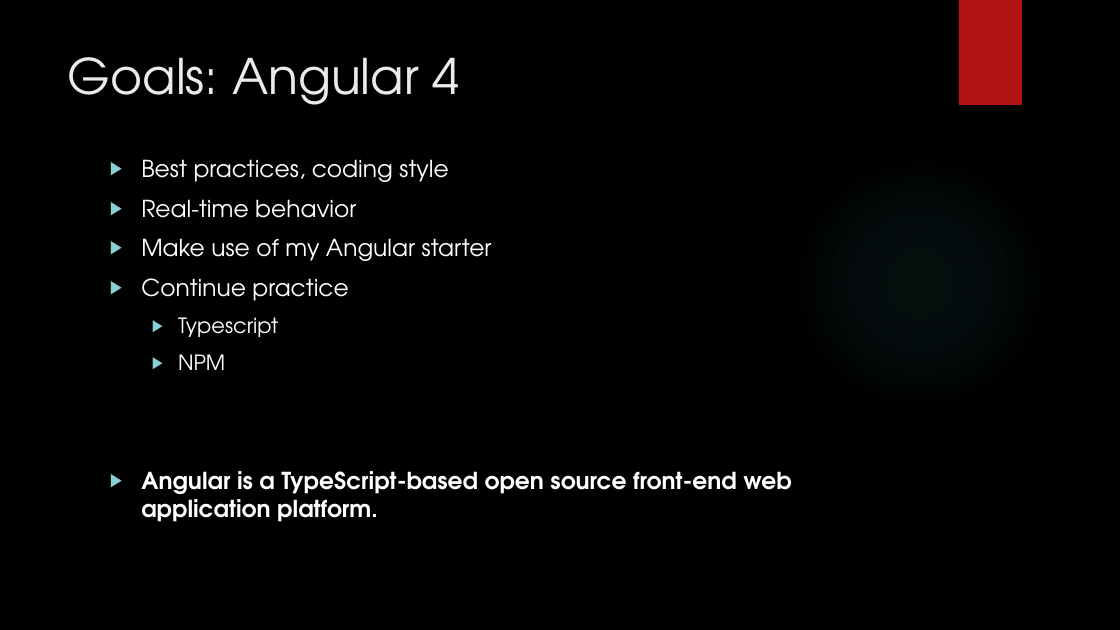
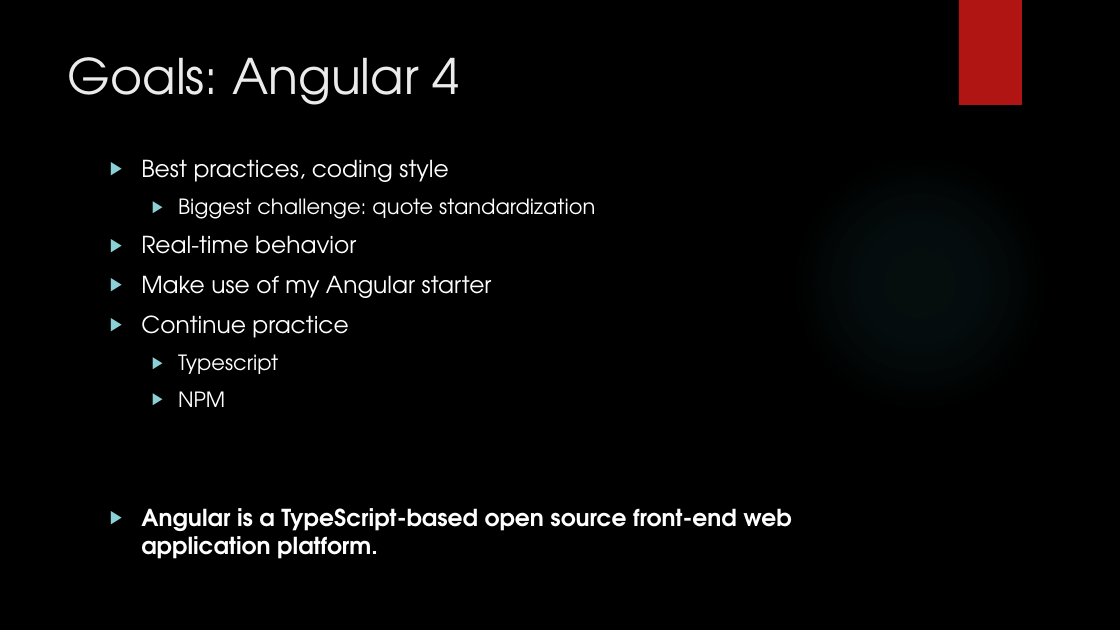
Before and after one commit to code-monkie/carnival-pos, a slide deck: slide 3 of angular/src/assets/goals.pptx. Drawn at 1120x630 pixels with LibreOffice and Linux fonts; fonts in the diff are those of the drawing; background and template pictures are left out. Boxes give left, top, right and bottom in pixels: in the first picture for what was removed or moved away, otherwise in the second. Text is boxed around its words. In the diff, an @@ line names an element or a change of style, - is before the commit and + after.

Commit message:
updated presentation

```diff
--- a/angular/src/assets/goals.pptx
+++ b/angular/src/assets/goals.pptx
@@ text at [178, 198, 595, 219]: paragraph added @@
+  ▶ Biggest challenge: quote standardization
```
